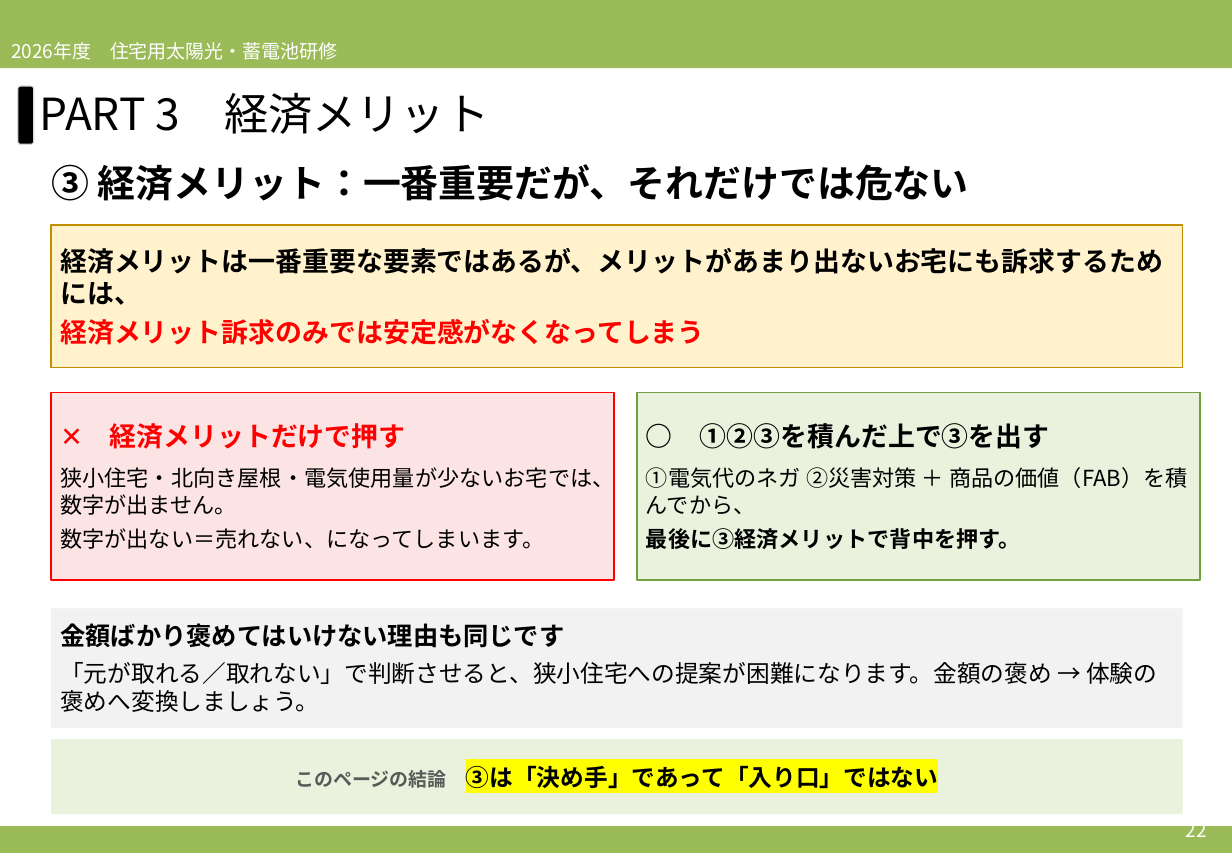
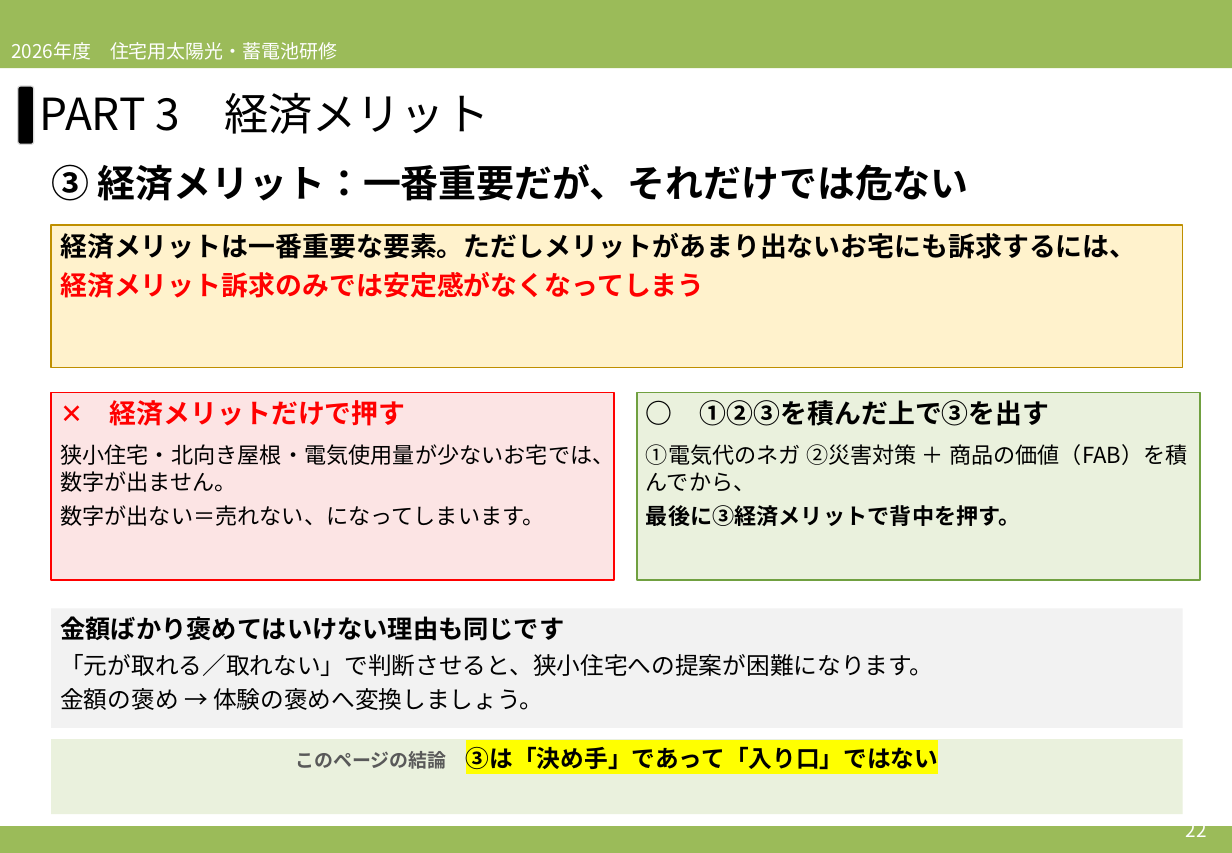
Before and after one commit to soshiro-iki-sys/-, a slide deck: slide 22 of slides/2026営業研修_第3回_必要性訴求②＆ロープレ.pptx. Drawn at 1232x853 pixels with LibreOffice and Linux fonts; fonts in the diff are those of the drawing. Boxes give left, top, right and bottom in pixels: in the first picture for what was removed or moved away, otherwise in the second. Text is boxed around its words. In the diff, an @@ line names an element or a change of style, - is before the commit and + after.

```diff
--- a/slides/2026営業研修_第3回_必要性訴求②＆ロープレ.pptx
+++ b/slides/2026営業研修_第3回_必要性訴求②＆ロープレ.pptx
@@ vertical alignment middle to top in 5 elements at [51, 392, 614, 580], [637, 392, 1200, 580], [51, 609, 1183, 728], [51, 739, 1183, 815], [51, 225, 1183, 367] @@
@@ text in rectangle at [60, 233, 1136, 259]: text changed @@
-経済メリットは一番重要な要素ではあるが、メリットがあまり出ないお宅にも訴求するためには、
+経済メリットは一番重要な要素。ただしメリットがあまり出ないお宅にも訴求するには、
@@ text in rectangle at [60, 654, 933, 710]: text changed @@
-「元が取れる／取れない」で判断させると、狭小住宅への提案が困難になります。金額の褒め → 体験の褒めへ変換しましょう。
+「元が取れる／取れない」で判断させると、狭小住宅への提案が困難になります。
+金額の褒め → 体験の褒めへ変換しましょう。
```
Also in this commit, not shown: 29 other slides changed, 7 other files.
